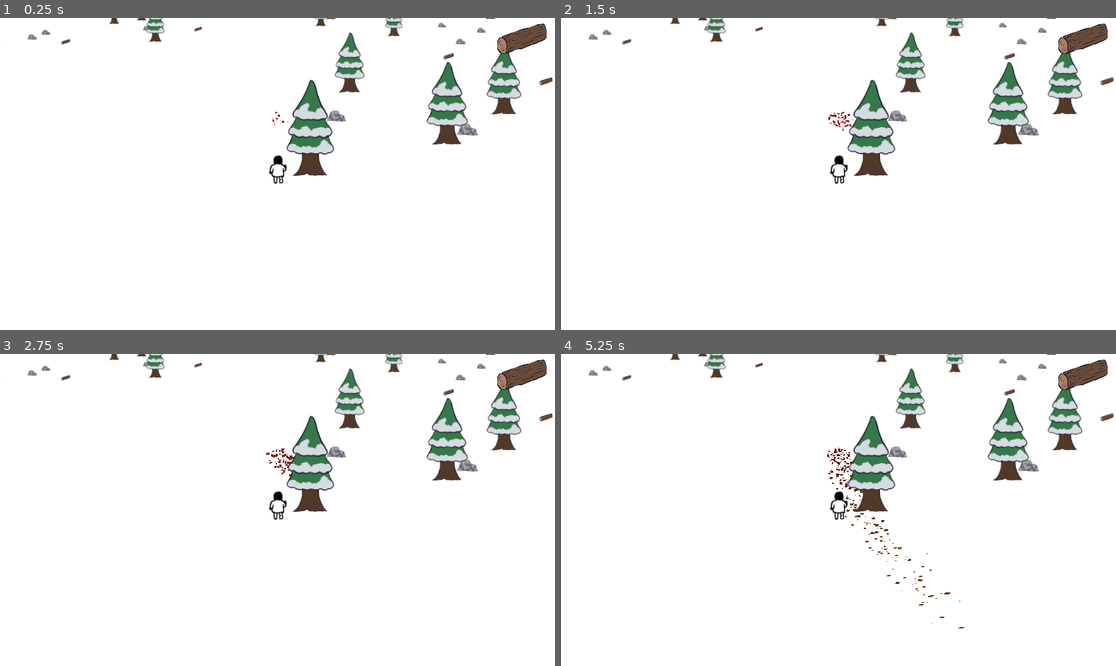
Above: before the commit, frames 1-4 (two rows, left to right).
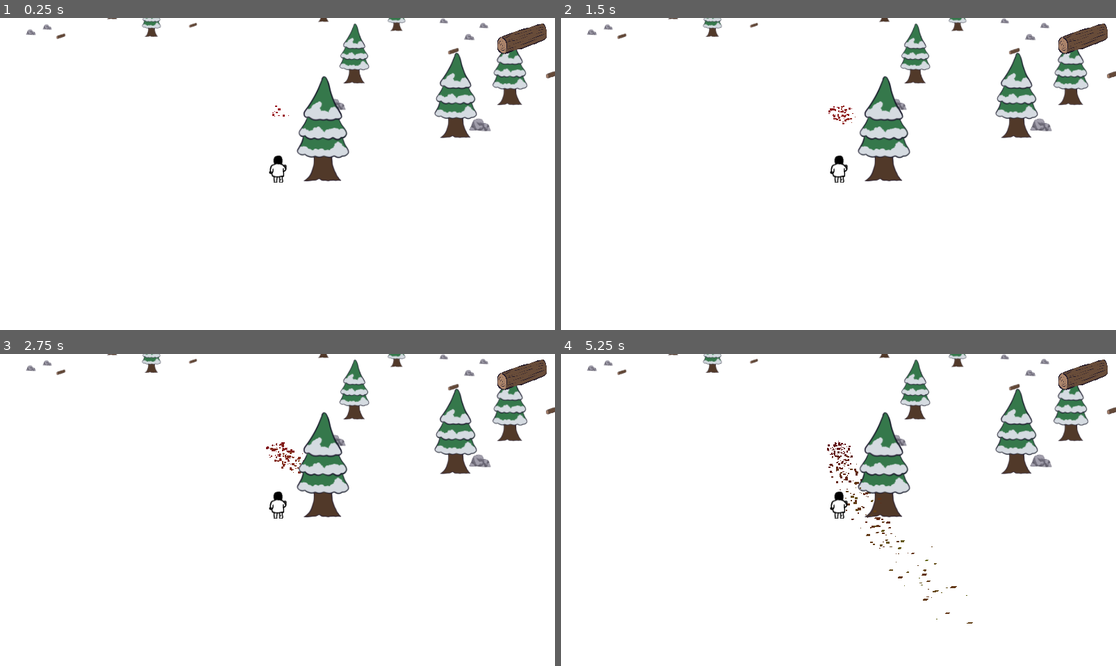
Above: after the commit, the same moments.

Repository: FablabMurat/GameJamMurat0324
Game: Godot game, scene res://terrain.tscn
Two runs of this game, one before a commit and one after it. Both use one fixed random seed, a clock stepped at 60 frames per second and the inputs below. A sky picture missing from this copy of the repository is replaced by a grey-blue gradient.
Inputs (mouse positions are in pixels of both pictures, inside the frame that each line leads up to):
- Up to frame 1 (0.25 s): no input
- Up to frame 2 (1.5 s): move the mouse to (960, 158) at 0.52 s; tap O (addLog) at 0.6, 1.35 s; move the mouse to (727, 189) at 1.27 s
- Up to frame 3 (2.75 s): move the mouse to (333, 441) at 2.02 s; tap O (addLog) at 2.1 s
- Up to frame 4 (5.25 s): move the mouse to (810, 572) at 2.77 s; tap O (addLog) every 0.75 s from 2.85 to 5.1 s; move the mouse to (1005, 556) at 3.52 s; move the mouse to (672, 463) at 4.27 s; move the mouse to (866, 510) at 5.02 s

The runs differ from the first frame. In frame 1, 6.2% of the frame differs, in the area x 0-100%, y 0-54%; in frame 2, 6.3%; in frame 3, 6.3%; in frame 4, 6.7%, in the area x 0-100%, y 0-88%.

Commit message:
Gestion du ramassage du bois par le player

Diff:
--- /dev/null
+++ b/buche.gd
@@ -0,0 +1,11 @@
+extends Node3D
+
+signal buchecollectedbyplayer
+
+# Called when the node enters the scene tree for the first time.
+func _ready():
+	pass # Replace with function body.
+
+# Called every frame. 'delta' is the elapsed time since the previous frame.
+func _process(delta):
+	pass
--- a/buche.tscn
+++ b/buche.tscn
@@ -1,7 +1,9 @@
-[gd_scene load_steps=6 format=3 uid="uid://cj3j6rw2qxu5u"]
+[gd_scene load_steps=7 format=3 uid="uid://cj3j6rw2qxu5u"]
+
+[ext_resource type="Script" path="res://buche.gd" id="1_3oxuv"]
 
 [sub_resource type="BoxShape3D" id="BoxShape3D_hxl1t"]
-size = Vector3(2.08796, 2, 1)
+size = Vector3(2.19698, 2, 2.06554)
 
 [sub_resource type="StandardMaterial3D" id="StandardMaterial3D_p5kls"]
 albedo_color = Color(0.239216, 0.14902, 0, 1)
@@ -17,18 +19,18 @@
 material = SubResource("StandardMaterial3D_253uo")
 top_radius = 0.4
 
-[node name="Buche" type="Node3D"]
+[node name="Buche" type="RigidBody3D" groups=["buche"]]
+collision_layer = 7
+script = ExtResource("1_3oxuv")
 
-[node name="StaticBody3D" type="StaticBody3D" parent="."]
-
-[node name="CollisionShape3D" type="CollisionShape3D" parent="StaticBody3D"]
+[node name="CollisionShape3D" type="CollisionShape3D" parent="."]
 transform = Transform3D(1, 0, 0, 0, 1, 0, 0, 0, 1, 0, 0.602524, 0)
 shape = SubResource("BoxShape3D_hxl1t")
 
-[node name="Buche1" type="MeshInstance3D" parent="StaticBody3D/CollisionShape3D"]
-transform = Transform3D(0.050436, -0.998727, 0, 0.998727, 0.050436, 0, 0, 0, 1, 0, 0, 0)
+[node name="Buche1" type="MeshInstance3D" parent="CollisionShape3D"]
+transform = Transform3D(0.050436, -0.998727, 0, 0.998727, 0.050436, 0, 0, 0, 1, 0, 0, 0.461656)
 mesh = SubResource("CylinderMesh_68iyf")
 
-[node name="Buche2" type="MeshInstance3D" parent="StaticBody3D/CollisionShape3D"]
-transform = Transform3D(1, 0, 0, 0, 0.946969, -0.321324, 0, 0.321324, 0.946969, 0, 0, -0.910457)
+[node name="Buche2" type="MeshInstance3D" parent="CollisionShape3D"]
+transform = Transform3D(1, 0, 0, 0, 0.946969, -0.321324, 0, 0.321324, 0.946969, 0, 0, -0.168319)
 mesh = SubResource("CylinderMesh_3qsoy")
--- a/player.tscn
+++ b/player.tscn
@@ -32,7 +32,7 @@
 var camrot = 0.0
 
 var direction = Vector3.ZERO
-
+var nbbuche = 0
 
 func _ready():
 	$PlayerCenter/Camera3D.set_current(true)
@@ -44,6 +44,15 @@
 	velocity = direction.normalized() * PLAYER_SPEED
 	set_velocity(velocity * delta)
 	move_and_slide()
+
+	for index in get_slide_collision_count():
+		var collision = get_slide_collision(index)
+		var body = collision.get_collider()
+		if body.is_in_group(\"buche\"):
+			print(\"collect buche\")
+			nbbuche += 1
+			body.queue_free()
+			# mettre à jour l'UI
 
 func _process(delta):
 	animate()
@@ -169,6 +178,7 @@
 [sub_resource type="CapsuleShape3D" id="CapsuleShape3D_rycr6"]
 
 [node name="Player" type="CharacterBody3D" groups=["player"]]
+collision_mask = 6
 script = SubResource("GDScript_wemyt")
 
 [node name="PlayerCenter" type="Marker3D" parent="."]
--- a/terrain.gd
+++ b/terrain.gd
@@ -21,8 +21,8 @@
 	pass # Replace with function body.
 
 func createsapins():
-	var x: int
-	var z: int
+	var x: float
+	var z: float
 	for i in range(NBSAPINS):
 		x = randf()*198.0-99.0
 		z = randf()*198.0-99.0
@@ -38,8 +38,8 @@
 
 
 func createbuches():
-	var x: int
-	var z: int
+	var x: float
+	var z: float
 	for i in range(NBBUCHES):
 		x = randf()*198.0-99.0
 		z = randf()*198.0-99.0
@@ -51,12 +51,12 @@
 	var buche = BucheScene.instantiate()
 	buche.position.x = x
 	buche.position.z = z
+	#buche.buchecollectedbyplayer.connect(collectbuche.bind())
 	add_child(buche)
 
-
 func createrochers():
-	var x: int
-	var z: int
+	var x: float
+	var z: float
 	for i in range(NBROCHERS):
 		x = randf()*198.0-99.0
 		z = randf()*198.0-99.0
